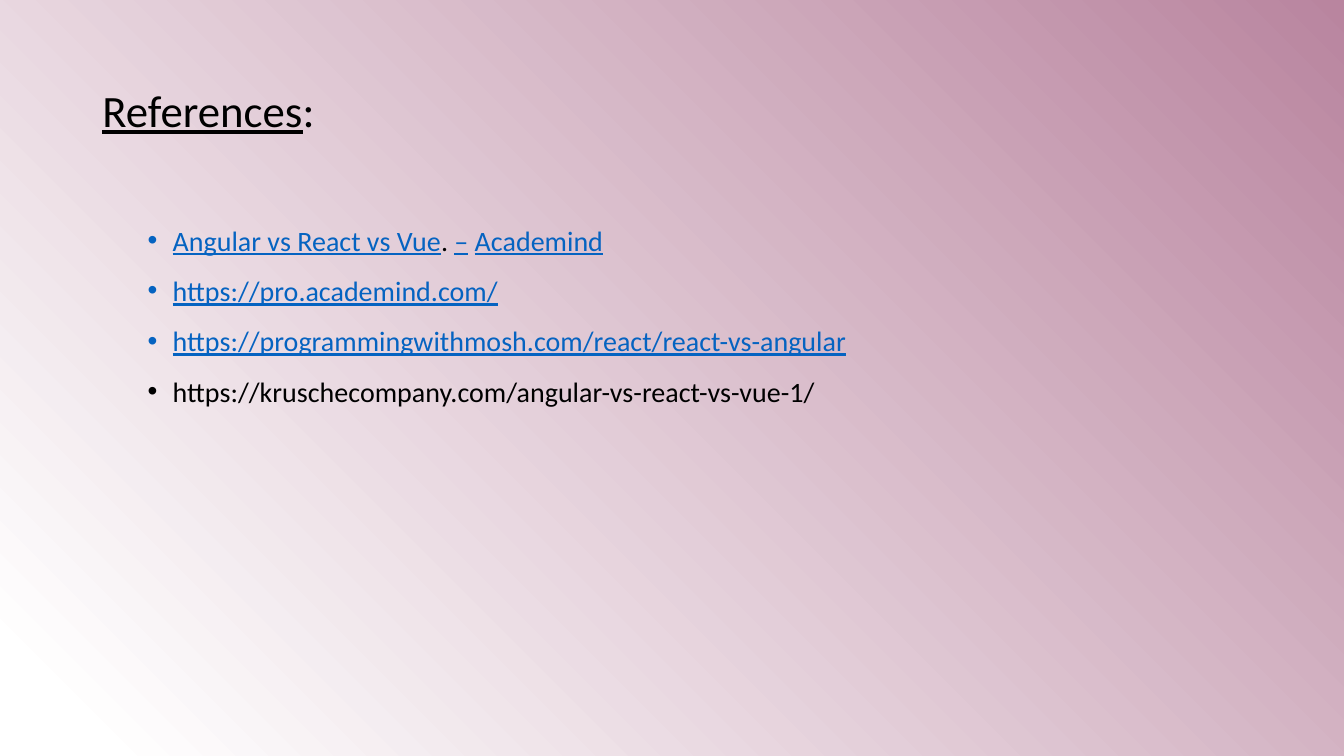
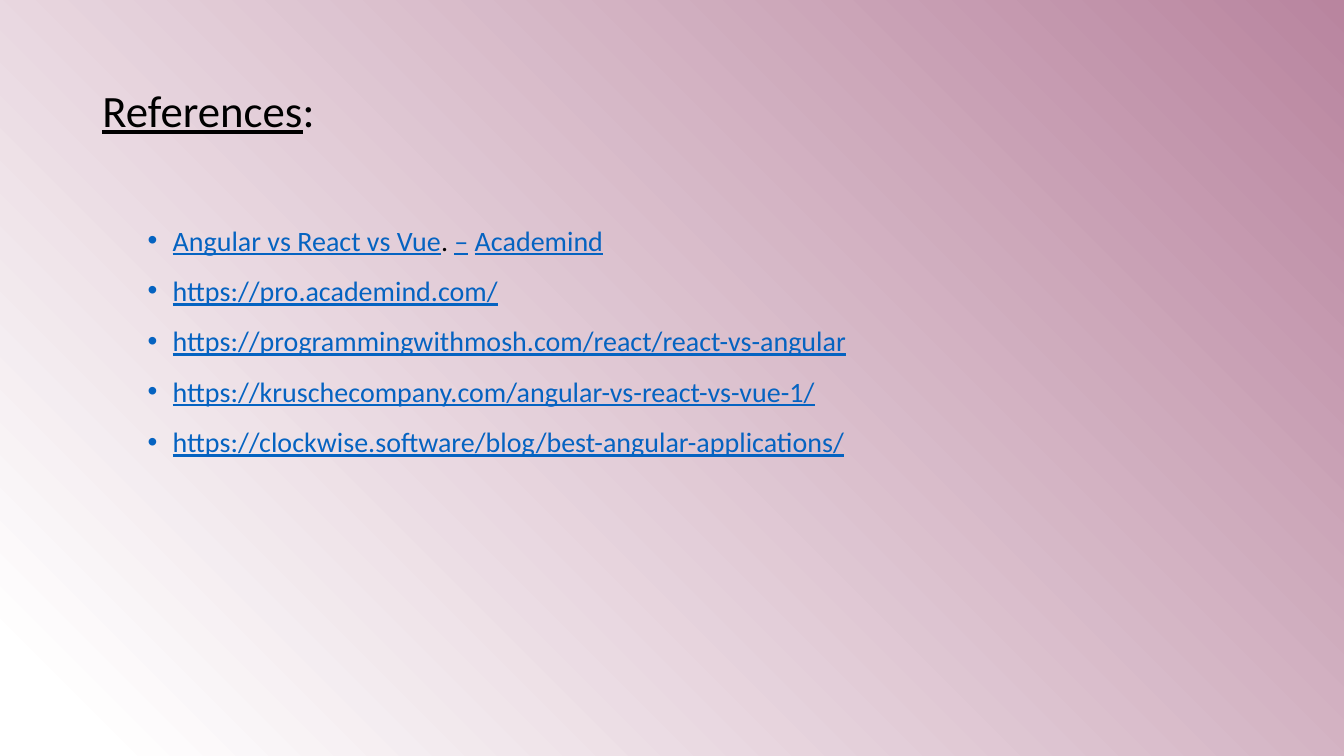
Before and after one commit to nizanf/Flower, a slide deck: slide 13 of src/assets/img/Presentation1 - comparison.pptx (slide 11 before the commit). Drawn at 1344x756 pixels with LibreOffice and Linux fonts; fonts in the diff are those of the drawing; background and template pictures are left out. Boxes give left, top, right and bottom in pixels: in the first picture for what was removed or moved away, otherwise in the second. Text is boxed around its words. In the diff, an @@ line names an element or a change of style, - is before the commit and + after.

```diff
--- a/src/assets/img/Presentation1 - comparison.pptx
+++ b/src/assets/img/Presentation1 - comparison.pptx
@@ text at (x1=173, y1=382, x2=815, y2=407): text colour #000000 to #0563C1, underline on in "https://kruschecompany.com/angular-vs-react-vs-vue-1/" @@
@@ text at (x1=173, y1=432, x2=844, y2=457): paragraph added @@
+  • https://clockwise.software/blog/best-angular-applications/
```
Also in this commit, not shown: 7 other slides changed, 2 slides added.
